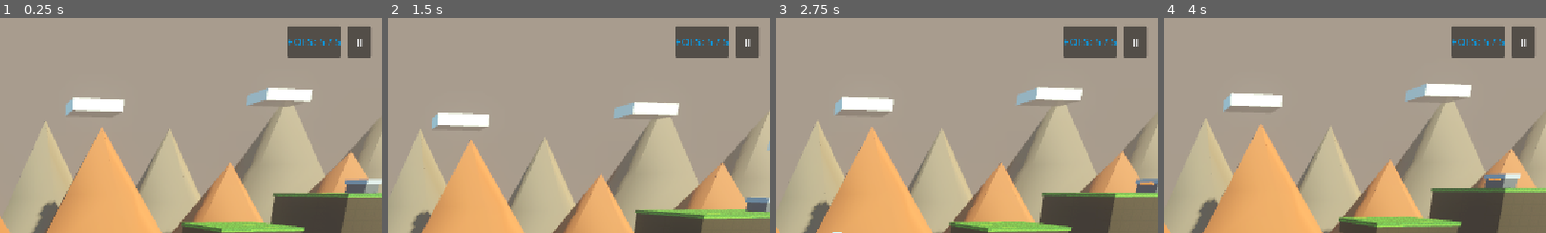
Above: before the commit, frames 1-4 (left to right).
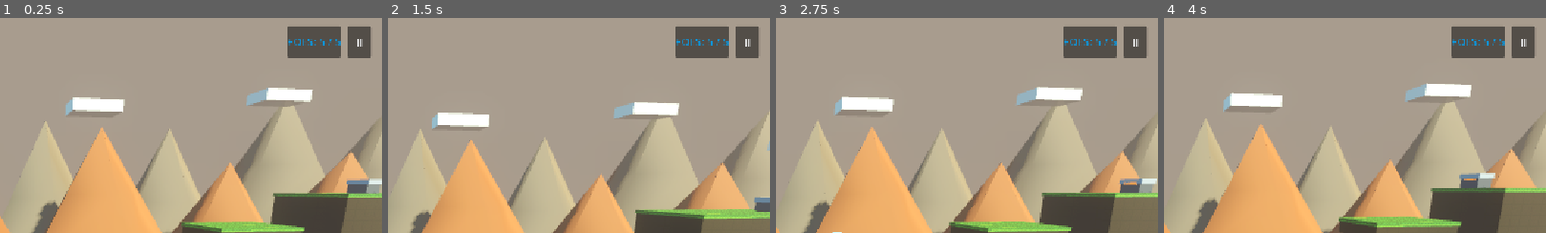
Above: after the commit, the same moments.

Repository: SpanzZzy/Kiozii-Adventure-Game
Game: Godot game, scene res://scenes/levels/summit_03.tscn
The game is run twice, just before and just after one commit, with the same random seed, the same clock (stepped at 60 frames per second) and the same inputs. This scene is started directly instead of the project's main scene.
Inputs (mouse positions are % of the whole screen's width and height, from its top left):
- Up to frame 1 (0.25 s): no input
- Up to frame 2 (1.5 s): tap Enter at 0.5 s; move the mouse to (72, 45) at 0.52 s; hold Right (move_right) 0.53-1.28 s; hold J (shoot) 0.53-1.28 s; click (72, 45) at 0.67 s; tap Space (jump) at 0.77, 1.07 s; tap C (toggle_camera) at 0.8, 1.35 s; move the mouse to (30, 55) at 1.27 s; hold Left (move_left) from 1.28 s (still down); click (30, 55) at 1.42 s
- Up to frame 3 (2.75 s): tap Space (jump) at 1.52, 1.55, 1.82, 2.1 s; move the mouse to (60, 28) at 2.02 s; release Left (move_left) at 2.03 s; hold Right (move_right) from 2.03 s (still down); hold J (shoot) from 2.03 s (still down); click (60, 28) at 2.17 s
- Up to frame 4 (4 s): move the mouse to (45, 70) at 2.77 s; release Right (move_right) at 2.78 s; release J (shoot) at 2.78 s; hold W 2.78-3.53 s; tap J (shoot) at 2.85 s; click (45, 70) at 2.92 s; tap Space (jump) at 3.02, 3.32, 3.77, 3.8 s; tap C (toggle_camera) at 3.05 s; move the mouse to (80, 65) at 3.52 s; hold Left (move_left) from 3.53 s (still down); hold C (toggle_camera) from 3.53 s (still down); click (80, 65) at 3.67 s
The pictures show only the part of the screen within x 50-100%, y 0-50%; the shares and areas given below are measured in that part.

The runs differ from the first frame. In frame 1, less than 0.1% of the frame differs, in the area x 90-100%, y 74-82%; in frame 2, 0.2%; in frame 3, 0.6%; in frame 4, 1.1%, in the area x 77-94%, y 72-80%.

Commit message:
feat: complete boss stability, progressive enemy scaling, and full custom keybinding system

Diff:
--- a/kiozii/scenes/ui/settings_menu.tscn
+++ b/kiozii/scenes/ui/settings_menu.tscn
@@ -21,23 +21,23 @@
 color = Color(0.02, 0.04, 0.08, 0.75)
 
 [node name="CenterBox" type="PanelContainer" parent="."]
-custom_minimum_size = Vector2(480, 420)
+custom_minimum_size = Vector2(500, 440)
 layout_mode = 1
 anchors_preset = 8
 anchor_left = 0.5
 anchor_top = 0.5
 anchor_right = 0.5
 anchor_bottom = 0.5
-offset_left = -240.0
-offset_top = -210.0
-offset_right = 240.0
-offset_bottom = 210.0
+offset_left = -250.0
+offset_top = -220.0
+offset_right = 250.0
+offset_bottom = 220.0
 grow_horizontal = 2
 grow_vertical = 2
 
 [node name="VBox" type="VBoxContainer" parent="CenterBox"]
 layout_mode = 2
-theme_override_constants/separation = 12
+theme_override_constants/separation = 10
 
 [node name="Title" type="Label" parent="CenterBox/VBox"]
 layout_mode = 2
@@ -181,6 +181,36 @@
 [node name="BloomCheck" type="CheckBox" parent="CenterBox/VBox/TabContainer/Graphics/Grid"]
 layout_mode = 2
 
+[node name="Controls" type="MarginContainer" parent="CenterBox/VBox/TabContainer"]
+visible = false
+layout_mode = 2
+theme_override_constants/margin_left = 16
+theme_override_constants/margin_top = 12
+theme_override_constants/margin_right = 16
+theme_override_constants/margin_bottom = 12
+
+[node name="VBoxInner" type="VBoxContainer" parent="CenterBox/VBox/TabContainer/Controls"]
+layout_mode = 2
+theme_override_constants/separation = 10
+
+[node name="GridControls" type="GridContainer" parent="CenterBox/VBox/TabContainer/Controls/VBoxInner"]
+layout_mode = 2
+theme_override_constants/h_separation = 14
+theme_override_constants/v_separation = 8
+columns = 3
+
+[node name="StatusLabel" type="Label" parent="CenterBox/VBox/TabContainer/Controls/VBoxInner"]
+layout_mode = 2
+theme_override_colors/font_color = Color(0.8, 0.85, 0.9, 1)
+theme_override_font_sizes/font_size = 12
+text = "Click REBIND to assign a new key or mouse button."
+horizontal_alignment = 1
+
+[node name="RestoreBtn" type="Button" parent="CenterBox/VBox/TabContainer/Controls/VBoxInner"]
+custom_minimum_size = Vector2(0, 28)
+layout_mode = 2
+text = "RESTORE DEFAULT CONTROLS"
+
 [node name="HBoxAction" type="HBoxContainer" parent="CenterBox/VBox"]
 layout_mode = 2
 theme_override_constants/separation = 12
@@ -189,7 +219,7 @@
 custom_minimum_size = Vector2(0, 36)
 layout_mode = 2
 size_flags_horizontal = 3
-text = "↺ RESET DEFAULTS"
+text = "↺ RESET ALL DEFAULTS"
 
 [node name="CloseBtn" type="Button" parent="CenterBox/VBox/HBoxAction"]
 custom_minimum_size = Vector2(0, 36)
@@ -208,5 +238,6 @@
 [connection signal="item_selected" from="CenterBox/VBox/TabContainer/Graphics/Grid/MSAAOption" to="." method="_on_msaa_option_item_selected"]
 [connection signal="toggled" from="CenterBox/VBox/TabContainer/Graphics/Grid/FogCheck" to="." method="_on_fog_check_toggled"]
 [connection signal="toggled" from="CenterBox/VBox/TabContainer/Graphics/Grid/BloomCheck" to="." method="_on_bloom_check_toggled"]
+[connection signal="pressed" from="CenterBox/VBox/TabContainer/Controls/VBoxInner/RestoreBtn" to="." method="_on_restore_controls_pressed"]
 [connection signal="pressed" from="CenterBox/VBox/HBoxAction/ResetBtn" to="." method="_on_reset_btn_pressed"]
 [connection signal="pressed" from="CenterBox/VBox/HBoxAction/CloseBtn" to="." method="_on_close_btn_pressed"]
--- a/kiozii/scripts/boss_overlord_3d.gd
+++ b/kiozii/scripts/boss_overlord_3d.gd
@@ -1,5 +1,6 @@
 extends CharacterBody3D
 
+# FINAL BOSS OVERLORD CONTROLLER
 @export var max_health: int = 65
 var current_health: int
 
@@ -8,6 +9,14 @@
 var hit_flash: float = 0.0
 var facing: float = -1.0
 var is_dead: bool = false
+
+# ARENA SAFETY BOUNDARIES
+const ARENA_MIN_X: float = 4.5
+const ARENA_MAX_X: float = 41.5
+const ARENA_FLOOR_Y: float = 0.0
+const VOID_Y_THRESHOLD: float = -4.0
+
+var spawn_pos: Vector3 = Vector3(34.0, 0.0, 0.0)
 
 var bullet_scene = preload("res://scenes/weapons/enemy_bullet_3d.tscn")
 @onready var visual_root: Node3D = $Visuals
@@ -18,31 +27,53 @@
 func _ready() -> void:
 	add_to_group("enemies")
 	current_health = max_health
+	spawn_pos = global_position
 	GameManager.emit_signal("boss_health_changed", current_health, max_health)
 
 func _physics_process(delta: float) -> void:
 	if is_dead:
 		return
 
+	# LOCK Z AXIS
 	global_position.z = 0.0
 	velocity.z = 0.0
 
-	if not is_on_floor():
+	# IMMUNITY TO EXTERNAL HORIZONTAL KNOCKBACK
+	if is_on_floor():
+		velocity.x = 0.0
+	else:
 		velocity.y -= 44.0 * delta
-	else:
-		velocity.x = 0.0
 
 	move_and_slide()
 
-	if is_on_floor() and velocity.y == 0.0 and global_position.y <= 0.1:
-		global_position.y = 0.0
+	# VOID RECOVERY SAFETY
+	if global_position.y < VOID_Y_THRESHOLD:
+		global_position = spawn_pos
+		velocity = Vector3.ZERO
+		state_timer = 1.5
 
+	# ARENA HORIZONTAL CLAMP
+	if global_position.x < ARENA_MIN_X:
+		global_position.x = ARENA_MIN_X
+		if velocity.x < 0.0:
+			velocity.x = 0.0
+	elif global_position.x > ARENA_MAX_X:
+		global_position.x = ARENA_MAX_X
+		if velocity.x > 0.0:
+			velocity.x = 0.0
+
+	# GROUND SNAP
+	if is_on_floor() and velocity.y == 0.0 and global_position.y < ARENA_FLOOR_Y:
+		global_position.y = ARENA_FLOOR_Y
+
+	# HIT FLASH
 	if hit_flash > 0.0:
 		hit_flash -= delta
 		visual_root.scale = Vector3(1.06, 1.06, 1.06)
 	else:
 		visual_root.scale = Vector3.ONE
 
+	# PLAYER TRACKING
 	if not player_node:
 		var players = get_tree().get_nodes_in_group("player")
 		if players.size() > 0:
@@ -52,6 +83,7 @@
 	facing = -1.0 if player_node.global_position.x < global_position.x else 1.0
 	visual_root.rotation.y = 0.0 if facing > 0 else PI
 
+	# STATE MACHINE TIMER
 	state_timer -= delta
 	if state_timer <= 0.0 and is_on_floor():
 		execute_boss_attack()
@@ -66,8 +98,8 @@
 	elif attack_index == 1:
 		state_timer = 2.4
 		velocity.y = 23.0
-		var target_x = clampf(player_node.global_position.x, 4.0, 42.0)
-		velocity.x = (target_x - global_position.x) * 1.05
+		var target_x = clampf(player_node.global_position.x, ARENA_MIN_X + 2.0, ARENA_MAX_X - 2.0)
+		velocity.x = clampf((target_x - global_position.x) * 1.05, -16.0, 16.0)
 		AudioManager.play_boss_slam()
 		spawn_bullet(-13.0, 0.0)
 		spawn_bullet(13.0, 0.0)
--- a/kiozii/scripts/enemy_golem_3d.gd
+++ b/kiozii/scripts/enemy_golem_3d.gd
@@ -1,5 +1,6 @@
 extends CharacterBody3D
 
+# ARMORED RIDGE GOLEM CONTROLLER
 @export var max_health: int = 5
 @export var speed: float = 4.5
 @export var min_x: float = 0.0
@@ -8,12 +9,27 @@
 var current_health: int
 var dir: float = 1.0
 var hit_flash: float = 0.0
+var base_speed: float = 4.5
 
 @onready var visual_root: Node3D = $Visuals
 
 func _ready() -> void:
 	add_to_group("enemies")
+	apply_level_scaling()
 	current_health = max_health
+
+func apply_level_scaling() -> void:
+	var lvl = GameManager.current_level_idx + 1
+	if lvl <= 2:
+		max_health = 5
+		base_speed = 4.5
+	elif lvl <= 4:
+		max_health = 6
+		base_speed = 5.2
+	elif lvl <= 6:
+		max_health = 7
+		base_speed = 5.8
+	speed = base_speed
 
 func _physics_process(delta: float) -> void:
 	global_position.z = 0.0
--- a/kiozii/scripts/enemy_scout_3d.gd
+++ b/kiozii/scripts/enemy_scout_3d.gd
@@ -1,5 +1,6 @@
 extends CharacterBody3D
 
+# RIDGE SCOUT CONTROLLER
 @export var max_health: int = 2
 @export var speed: float = 3.8
 @export var min_x: float = 0.0
@@ -8,12 +9,27 @@
 var current_health: int
 var dir: float = 1.0
 var hit_flash: float = 0.0
+var base_speed: float = 3.8
 
 @onready var visual_root: Node3D = $Visuals
 
 func _ready() -> void:
 	add_to_group("enemies")
+	apply_level_scaling()
 	current_health = max_health
+
+func apply_level_scaling() -> void:
+	var lvl = GameManager.current_level_idx + 1
+	if lvl <= 2:
+		max_health = 2
+		base_speed = 3.8
+	elif lvl <= 4:
+		max_health = 3
+		base_speed = 4.6
+	elif lvl <= 6:
+		max_health = 4
+		base_speed = 5.4
+	speed = base_speed
 
 func _physics_process(delta: float) -> void:
 	global_position.z = 0.0
--- a/kiozii/scripts/enemy_sniper_3d.gd
+++ b/kiozii/scripts/enemy_sniper_3d.gd
@@ -1,8 +1,10 @@
 extends CharacterBody3D
 
+# RIDGE SNIPER CONTROLLER
 @export var max_health: int = 3
 @export var attack_range: float = 24.0
 @export var fire_interval: float = 2.1
+@export var bullet_speed: float = 12.0
 
 var current_health: int
 var shoot_timer: float = 1.3
@@ -15,7 +17,23 @@
 
 func _ready() -> void:
 	add_to_group("enemies")
+	apply_level_scaling()
 	current_health = max_health
+
+func apply_level_scaling() -> void:
+	var lvl = GameManager.current_level_idx + 1
+	if lvl <= 2:
+		max_health = 3
+		fire_interval = 2.1
+		bullet_speed = 12.0
+	elif lvl <= 4:
+		max_health = 4
+		fire_interval = 1.7
+		bullet_speed = 14.5
+	elif lvl <= 6:
+		max_health = 5
+		fire_interval = 1.35
+		bullet_speed = 17.0
 
 func _physics_process(delta: float) -> void:
 	global_position.z = 0.0
@@ -51,7 +69,7 @@
 	if bullet_scene:
 		var bullet = bullet_scene.instantiate()
 		bullet.global_position = muzzle.global_position
-		bullet.set_velocity_3d(Vector3(dir * 12.0, 0, 0))
+		bullet.set_velocity_3d(Vector3(dir * bullet_speed, 0, 0))
 		AudioManager.play_shoot()
 		get_parent().add_child(bullet)
 
--- a/kiozii/scripts/settings_manager.gd
+++ b/kiozii/scripts/settings_manager.gd
@@ -16,6 +16,32 @@
 var bloom_enabled: bool = true
 var msaa_quality: int = 1
 
+# REBINDABLE ACTIONS AND DEFAULTS
+const ACTIONS = ["move_left", "move_right", "jump", "shoot", "pause", "toggle_camera"]
+
+# ACTION DISPLAY METADATA
+const ACTION_NAMES = {
+	"move_left": "Move Left",
+	"move_right": "Move Right",
+	"jump": "Jump",
+	"shoot": "Shoot",
+	"pause": "Pause",
+	"toggle_camera": "Toggle Camera"
+}
+
+# DEFAULT BINDING CODES
+# Key codes: A=65, D=68, Space=32, J=74, Esc=4194305, C=67
+# Mouse: -1 for none, 1 for LMB
+const DEFAULT_KEY_BINDINGS = {
+	"move_left": {"type": "key", "code": 65, "second": 4194319},
+	"move_right": {"type": "key", "code": 68, "second": 4194321},
+	"jump": {"type": "key", "code": 32, "second": 87},
+	"shoot": {"type": "mouse", "code": 1, "second": 74},
+	"pause": {"type": "key", "code": 4194305, "second": 0},
+	"toggle_camera": {"type": "key", "code": 67, "second": 0}
+}
+
+var custom_bindings: Dictionary = {}
 const CONFIG_PATH = "user://kiozii_settings.cfg"
 
 func _ready() -> void:
@@ -27,6 +53,7 @@
 	apply_audio_settings()
 	apply_display_settings()
 	apply_graphics_settings()
+	apply_custom_bindings()
 
 func apply_audio_settings() -> void:
 	if AudioManager:
@@ -85,6 +112,155 @@
 	apply_graphics_settings()
 	save_settings()
 
+# INPUT REBINDING SYSTEM
+func get_action_event_string(action: String) -> String:
+	if not InputMap.has_action(action):
+		return "Unbound"
+	var events = InputMap.action_get_events(action)
+	var names: Array[String] = []
+	for ev in events:
+		if ev is InputEventKey:
+			var key_name = OS.get_keycode_string(ev.physical_keycode if ev.physical_keycode != 0 else ev.keycode)
+			if key_name.is_empty():
+				key_name = "Key %d" % ev.keycode
+			names.append(key_name)
+		elif ev is InputEventMouseButton:
+			if ev.button_index == MOUSE_BUTTON_LEFT:
+				names.append("Left Click")
+			elif ev.button_index == MOUSE_BUTTON_RIGHT:
+				names.append("Right Click")
+			elif ev.button_index == MOUSE_BUTTON_MIDDLE:
+				names.append("Middle Click")
+			else:
+				names.append("Mouse %d" % ev.button_index)
+	return " / ".join(names) if names.size() > 0 else "Unbound"
+
+func rebind_action(action: String, new_event: InputEvent) -> String:
+	# CHECK CONFLICT
+	var conflict_action = find_event_conflict(new_event, action)
+	if not conflict_action.is_empty():
+		return "Conflict: Already used by %s!" % ACTION_NAMES.get(conflict_action, conflict_action)
+
+	# CLEAR AND ADD
+	InputMap.action_erase_events(action)
+	InputMap.action_add_event(action, new_event)
+
+	# PRESERVE SECONDARY BINDINGS WHERE APPLICABLE
+	if action == "move_left":
+		var arrow = InputEventKey.new()
+		arrow.keycode = KEY_LEFT
+		if not is_event_matching(new_event, arrow):
+			InputMap.action_add_event(action, arrow)
+	elif action == "move_right":
+		var arrow = InputEventKey.new()
+		arrow.keycode = KEY_RIGHT
+		if not is_event_matching(new_event, arrow):
+			InputMap.action_add_event(action, arrow)
+	elif action == "jump":
+		var w_key = InputEventKey.new()
+		w_key.keycode = KEY_W
+		if not is_event_matching(new_event, w_key):
+			InputMap.action_add_event(action, w_key)
+	elif action == "shoot":
+		var j_key = InputEventKey.new()
+		j_key.keycode = KEY_J
+		if not is_event_matching(new_event, j_key):
+			InputMap.action_add_event(action, j_key)
+
+	record_action_binding(action, new_event)
+	save_settings()
+	return ""
+
+func find_event_conflict(event: InputEvent, current_action: String) -> String:
+	for action in ACTIONS:
+		if action == current_action:
+			continue
+		if not InputMap.has_action(action):
+			continue
+		for ev in InputMap.action_get_events(action):
+			if is_event_matching(event, ev):
+				return action
+	return ""
+
+func is_event_matching(a: InputEvent, b: InputEvent) -> bool:
+	if a is InputEventKey and b is InputEventKey:
+		var code_a = a.physical_keycode if a.physical_keycode != 0 else a.keycode
+		var code_b = b.physical_keycode if b.physical_keycode != 0 else b.keycode
+		return code_a == code_b
+	elif a is InputEventMouseButton and b is InputEventMouseButton:
+		return a.button_index == b.button_index
+	return false
+
+func record_action_binding(action: String, event: InputEvent) -> void:
+	if event is InputEventKey:
+		var code = event.physical_keycode if event.physical_keycode != 0 else event.keycode
+		custom_bindings[action] = {"type": "key", "code": code}
+	elif event is InputEventMouseButton:
+		custom_bindings[action] = {"type": "mouse", "code": event.button_index}
+
+func apply_custom_bindings() -> void:
+	for action in custom_bindings.keys():
+		if not InputMap.has_action(action):
+			continue
+		var data = custom_bindings[action]
+		if not (data is Dictionary):
+			continue
+		var ev: InputEvent = null
+		if data.get("type") == "key":
+			var k = InputEventKey.new()
+			k.keycode = data.get("code", 0)
+			ev = k
+		elif data.get("type") == "mouse":
+			var m = InputEventMouseButton.new()
+			m.button_index = data.get("code", 1)
+			ev = m
+		if ev:
+			InputMap.action_erase_events(action)
+			InputMap.action_add_event(action, ev)
+			# RESTORE SECONDARY
+			if action == "move_left":
+				var arrow = InputEventKey.new()
+				arrow.keycode = KEY_LEFT
+				if not is_event_matching(ev, arrow):
+					InputMap.action_add_event(action, arrow)
+			elif action == "move_right":
+				var arrow = InputEventKey.new()
+				arrow.keycode = KEY_RIGHT
+				if not is_event_matching(ev, arrow):
+					InputMap.action_add_event(action, arrow)
+			elif action == "jump":
+				var w_key = InputEventKey.new()
+				w_key.keycode = KEY_W
+				if not is_event_matching(ev, w_key):
+					InputMap.action_add_event(action, w_key)
+			elif action == "shoot":
+				var j_key = InputEventKey.new()
+				j_key.keycode = KEY_J
+				if not is_event_matching(ev, j_key):
+					InputMap.action_add_event(action, j_key)
+
+func restore_default_controls() -> void:
+	custom_bindings.clear()
+	for action in ACTIONS:
+		if not InputMap.has_action(action):
+			continue
+		InputMap.action_erase_events(action)
+		var def = DEFAULT_KEY_BINDINGS.get(action, {})
+		if def.get("type") == "key":
+			var k = InputEventKey.new()
+			k.keycode = def.get("code", 0)
+			InputMap.action_add_event(action, k)
+		elif def.get("type") == "mouse":
+			var m = InputEventMouseButton.new()
+			m.button_index = def.get("code", 1)
+			InputMap.action_add_event(action, m)
+		var sec = def.get("second", 0)
+		if sec != 0:
+			var sec_k = InputEventKey.new()
+			sec_k.keycode = sec
+			InputMap.action_add_event(action, sec_k)
+	save_settings()
+
 func save_settings() -> void:
 	var cfg = ConfigFile.new()
 	cfg.set_value("audio", "master", master_volume)
@@ -98,6 +274,7 @@
 	cfg.set_value("graphics", "fog", fog_enabled)
 	cfg.set_value("graphics", "bloom", bloom_enabled)
 	cfg.set_value("graphics", "msaa", msaa_quality)
+	cfg.set_value("controls", "bindings", custom_bindings)
 	cfg.save(CONFIG_PATH)
 
 func load_settings() -> void:
@@ -114,6 +291,7 @@
 		fog_enabled = cfg.get_value("graphics", "fog", true)
 		bloom_enabled = cfg.get_value("graphics", "bloom", true)
 		msaa_quality = cfg.get_value("graphics", "msaa", 1)
+		custom_bindings = cfg.get_value("controls", "bindings", {})
 
 func reset_to_defaults() -> void:
 	master_volume = 1.0
@@ -124,4 +302,5 @@
 	resolution_idx = 1
 	apply_preset(1)
 	apply_all_settings()
+	restore_default_controls()
 	save_settings()
--- a/kiozii/scripts/settings_menu.gd
+++ b/kiozii/scripts/settings_menu.gd
@@ -15,11 +15,19 @@
 @onready var fog_check = $CenterBox/VBox/TabContainer/Graphics/Grid/FogCheck
 @onready var bloom_check = $CenterBox/VBox/TabContainer/Graphics/Grid/BloomCheck
 
+# CONTROLS NODES
+@onready var controls_grid = $CenterBox/VBox/TabContainer/Controls/VBoxInner/GridControls
+@onready var controls_status = $CenterBox/VBox/TabContainer/Controls/VBoxInner/StatusLabel
+
+var awaiting_action: String = ""
+var action_labels: Dictionary = {}
+
 signal closed
 
 func _ready() -> void:
 	process_mode = Node.PROCESS_MODE_ALWAYS
 	populate_options()
+	build_controls_ui()
 	sync_from_manager()
 
 func populate_options() -> void:
@@ -44,6 +52,64 @@
 	msaa_option.add_item("2x MSAA", 1)
 	msaa_option.add_item("4x MSAA", 2)
 
+func build_controls_ui() -> void:
+	for child in controls_grid.get_children():
+		child.queue_free()
+	action_labels.clear()
+
+	for action in SettingsManager.ACTIONS:
+		var name_lbl = Label.new()
+		name_lbl.text = SettingsManager.ACTION_NAMES.get(action, action)
+		name_lbl.custom_minimum_size = Vector2(120, 0)
+		controls_grid.add_child(name_lbl)
+
+		var bind_lbl = Label.new()
+		bind_lbl.text = SettingsManager.get_action_event_string(action)
+		bind_lbl.custom_minimum_size = Vector2(170, 0)
+		bind_lbl.add_theme_color_override("font_color", Color(0.2, 0.8, 0.95, 1.0))
+		controls_grid.add_child(bind_lbl)
+		action_labels[action] = bind_lbl
+
+		var rebind_btn = Button.new()
+		rebind_btn.text = "REBIND"
+		rebind_btn.custom_minimum_size = Vector2(80, 28)
+		rebind_btn.pressed.connect(func(): start_rebinding(action))
+		controls_grid.add_child(rebind_btn)
+
+func refresh_control_labels() -> void:
+	for action in action_labels.keys():
+		action_labels[action].text = SettingsManager.get_action_event_string(action)
+
+func start_rebinding(action: String) -> void:
+	awaiting_action = action
+	controls_status.text = "Press any key or mouse button for [%s]..." % SettingsManager.ACTION_NAMES.get(action, action)
+	controls_status.add_theme_color_override("font_color", Color(0.96, 0.75, 0.2, 1.0))
+
+func _input(event: InputEvent) -> void:
+	if awaiting_action.is_empty():
+		return
+
+	if (event is InputEventKey and event.pressed and not event.echo) or (event is InputEventMouseButton and event.pressed):
+		# ESCAPE CANCELLATION
+		if event is InputEventKey and event.keycode == KEY_ESCAPE and awaiting_action != "pause":
+			awaiting_action = ""
+			controls_status.text = "Rebinding cancelled."
+			controls_status.add_theme_color_override("font_color", Color(0.8, 0.85, 0.9, 1.0))
+			get_viewport().set_input_as_handled()
+			return
+
+		var err = SettingsManager.rebind_action(awaiting_action, event)
+		if err.is_empty():
+			controls_status.text = "Successfully bound [%s]!" % SettingsManager.ACTION_NAMES.get(awaiting_action, awaiting_action)
+			controls_status.add_theme_color_override("font_color", Color(0.2, 0.9, 0.5, 1.0))
+			refresh_control_labels()
+		else:
+			controls_status.text = err
+			controls_status.add_theme_color_override("font_color", Color(0.96, 0.25, 0.35, 1.0))
+
+		awaiting_action = ""
+		get_viewport().set_input_as_handled()
+
 func sync_from_manager() -> void:
 	if not SettingsManager:
 		return
@@ -60,6 +126,7 @@
 	msaa_option.selected = SettingsManager.msaa_quality
 	fog_check.button_pressed = SettingsManager.fog_enabled
 	bloom_check.button_pressed = SettingsManager.bloom_enabled
+	refresh_control_labels()
 
 func _on_master_slider_value_changed(val: float) -> void:
 	SettingsManager.master_volume = val / 100.0
@@ -113,10 +180,18 @@
 	SettingsManager.bloom_enabled = toggled
 	SettingsManager.save_settings()
 
+func _on_restore_controls_pressed() -> void:
+	SettingsManager.restore_default_controls()
+	controls_status.text = "Restored default controls."
+	controls_status.add_theme_color_override("font_color", Color(0.2, 0.9, 0.5, 1.0))
+	refresh_control_labels()
+
 func _on_reset_btn_pressed() -> void:
 	SettingsManager.reset_to_defaults()
+	controls_status.text = "Reset all settings to default."
 	sync_from_manager()
 
 func _on_close_btn_pressed() -> void:
+	awaiting_action = ""
 	hide()
 	closed.emit()
